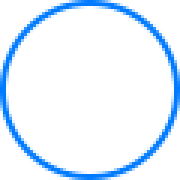
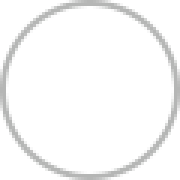
Layers edited between the first and the second w=180, h=180 image:
painted on "Ellipse 1" over [0,0,180,180]
